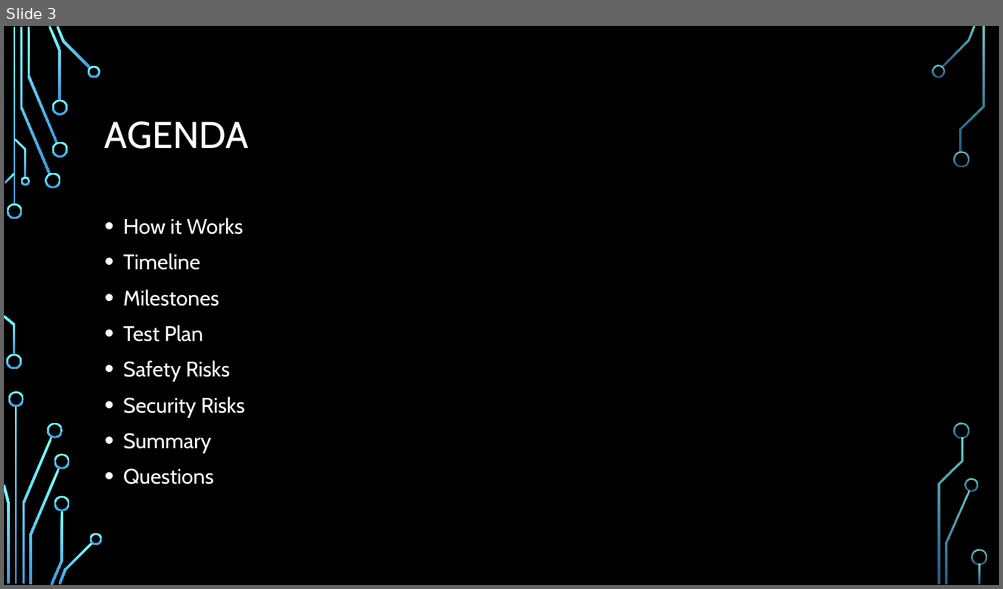
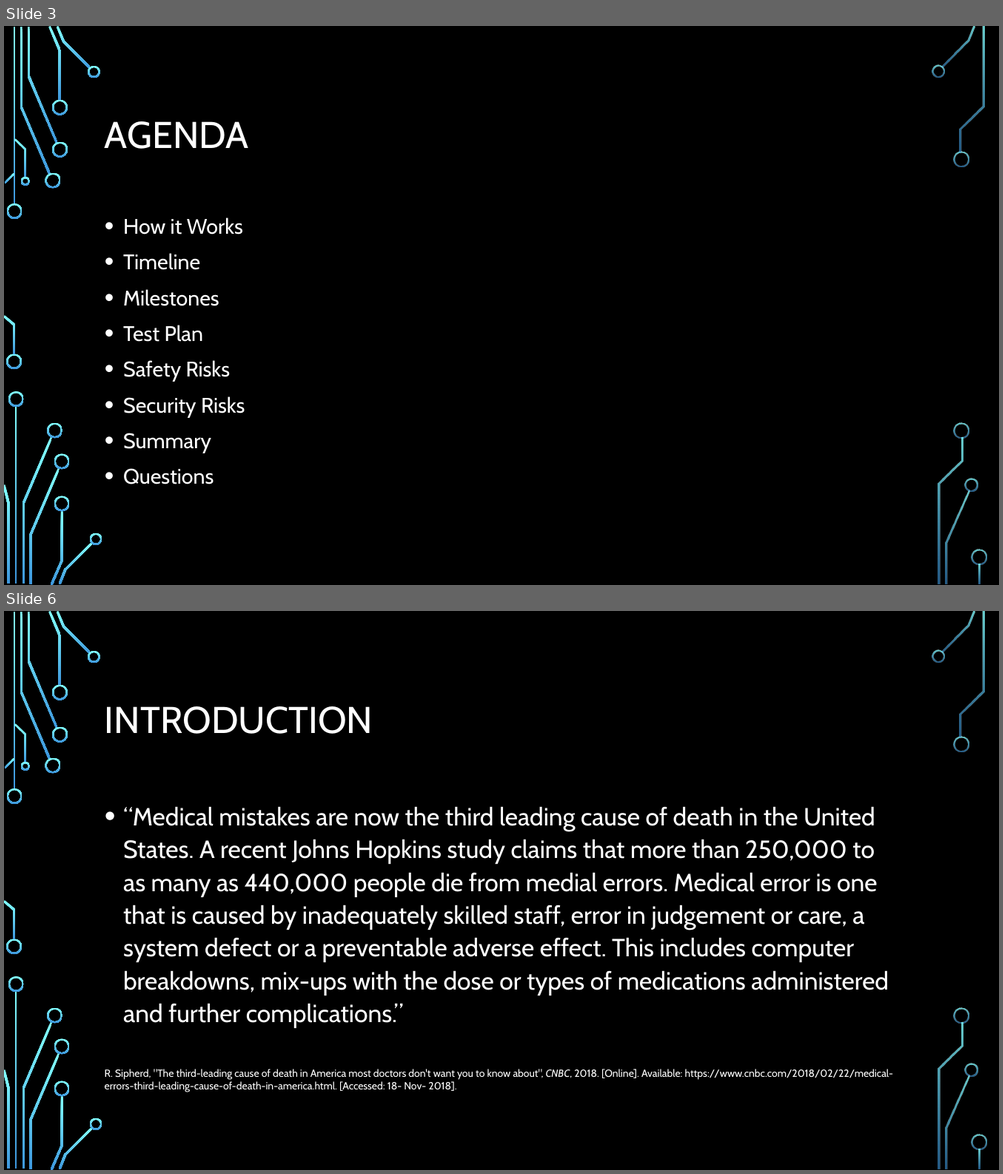
Before and after one commit to dontaylor6000/Group27_Tracker, a slide deck: Documentation/PDR.pptx. Shown one above the other, each under a label of ours: slide 3 before the commit, slides 3 and 6 after it; the slides between them are not shown. The pictures are 1003x589 and 1003x1174 pixels, drawn with LibreOffice and Linux fonts; fonts in the diff are those of the drawing; background and template pictures are left out. Boxes give left, top, right and bottom in pixels: in the first picture for what was removed or moved away, otherwise in the second. Text is boxed around its words. In the diff, an @@ line names an element or a change of style, - is before the commit and + after.

```diff
--- a/Documentation/PDR.pptx
+++ b/Documentation/PDR.pptx
@@ slide 6 added at (x1=4, y1=611, x2=999, y2=1170), background picture (left out); not listed: 36 template elements that a slide beside it also shows @@
@@ title added at (x1=105, y1=706, x2=373, y2=734), 36 pt, text #FFFFFF @@
+INTRODUCTION
@@ text added at (x1=123, y1=806, x2=888, y2=1028), 24 pt, text #FFFFFF @@
+• “Medical mistakes are now the third leading cause of death in the United States. A recent Johns Hopkins study claims that more than 250,000 to as many as 440,000 people die from medial errors. Medical error is one that is caused by inadequately skilled staff, error in judgement or care, a system defect or a preventable adverse effect. This includes computer breakdowns, mix-ups with the dose or types of medications administered and further complications.”
@@ text added at (x1=105, y1=1069, x2=893, y2=1093), 10 pt, text #FFFFFF @@
+R. Sipherd, "The third-leading cause of death in America most doctors don't want you to know about", CNBC, 2018. [Online]. Available: https://www.cnbc.com/2018/02/22/medical-errors-third-leading-cause-of-death-in-america.html. [Accessed: 18- Nov- 2018].
```
Also in this commit, not shown: 2 slides changed, 4 other slides added, 2 slides removed, 1 other file.
